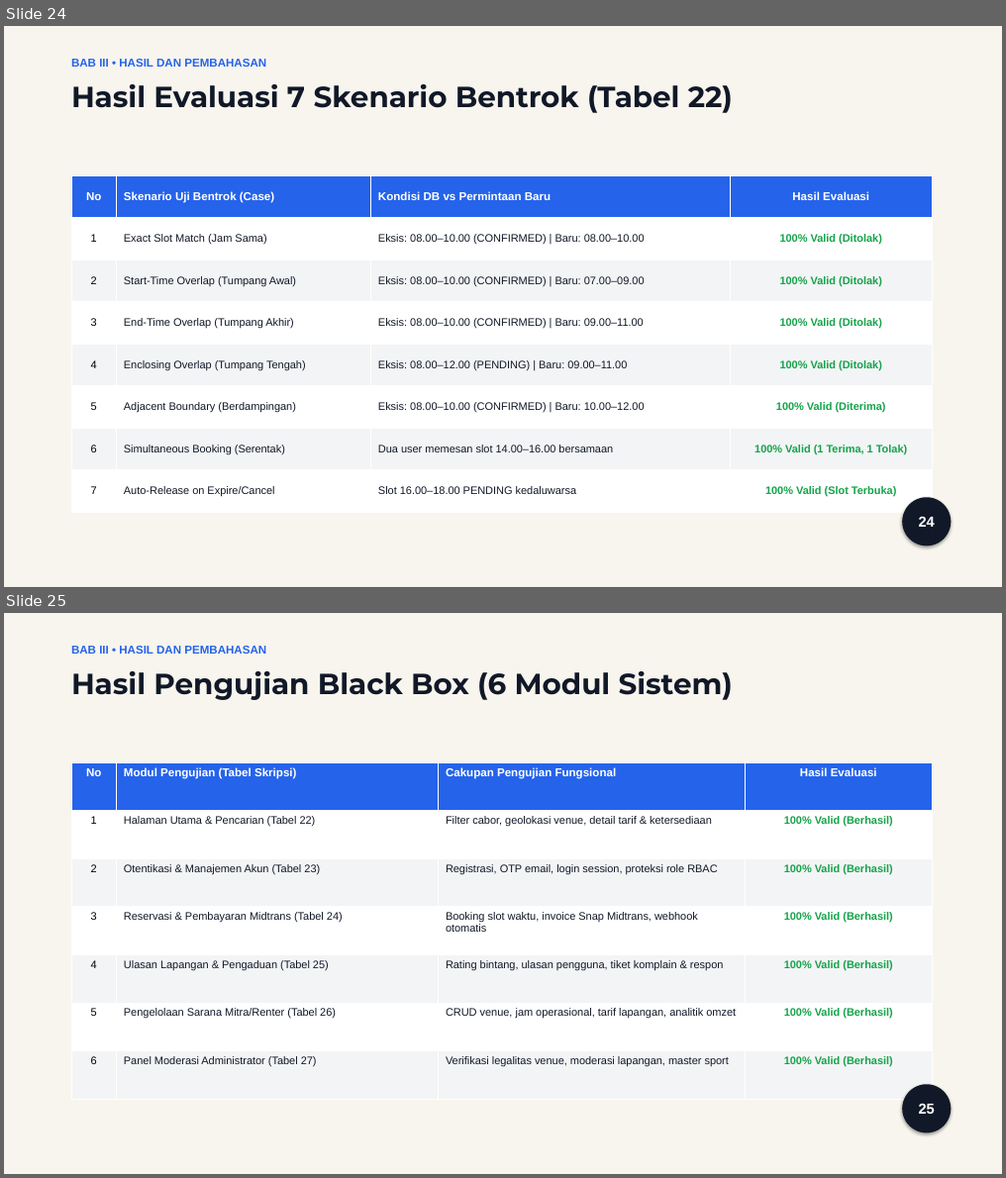
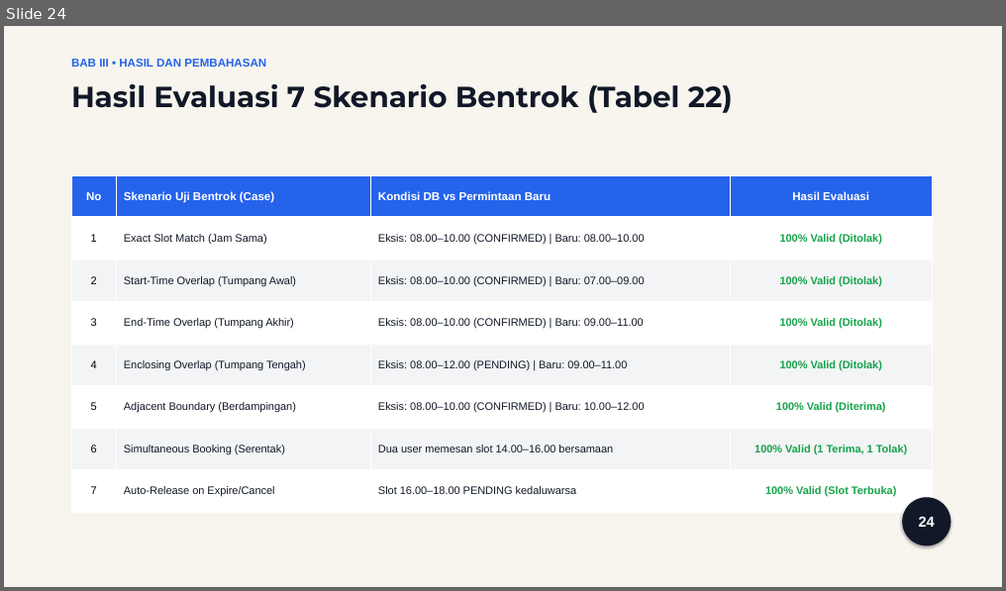
Before and after one commit to ztzrk/fieldmax, a slide deck: obsidian/Fieldmax/Presentasi_Seminar_Hasil_FieldMax.pptx. Shown one above the other, each under a label of ours: slides 24 and 25 before the commit, slide 24 after it. The pictures are 1006x1178 and 1006x591 pixels, drawn with LibreOffice and Linux fonts; fonts in the diff are those of the drawing. Boxes give left, top, right and bottom in pixels: in the first picture for what was removed or moved away, otherwise in the second. Text is boxed around its words. In the diff, an @@ line names an element or a change of style, - is before the commit and + after.

```diff
--- a/obsidian/Fieldmax/Presentasi_Seminar_Hasil_FieldMax.pptx
+++ b/obsidian/Fieldmax/Presentasi_Seminar_Hasil_FieldMax.pptx
@@ slide 25 removed at [4, 613, 1002, 1174], background #FFFFFF @@
@@ rectangle removed at [4, 613, 1002, 1174] @@
@@ text removed at [71, 646, 266, 654] @@
-BAB III • HASIL DAN PEMBAHASAN
@@ text removed at [71, 671, 733, 700] @@
-Hasil Pengujian Black Box (6 Modul Sistem)
@@ table removed at [71, 762, 933, 1100], 7 rows, 4 columns @@
-No | Modul Pengujian (Tabel Skripsi) | Cakupan Pengujian Fungsional | Hasil Evaluasi
-1 | Halaman Utama & Pencarian (Tabel 22) | Filter cabor, geolokasi venue, detail tarif & ketersediaan | 100% Valid (Berhasil)
-2 | Otentikasi & Manajemen Akun (Tabel 23) | Registrasi, OTP email, login session, proteksi role RBAC | 100% Valid (Berhasil)
-3 | Reservasi & Pembayaran Midtrans (Tabel 24) | Booking slot waktu, invoice Snap Midtrans, webhook otomatis | 100% Valid (Berhasil)
-4 | Ulasan Lapangan & Pengaduan (Tabel 25) | Rating bintang, ulasan pengguna, tiket komplain & respon | 100% Valid (Berhasil)
-5 | Pengelolaan Sarana Mitra/Renter (Tabel 26) | CRUD venue, jam operasional, tarif lapangan, analitik omzet | 100% Valid (Berhasil)
-6 | Panel Moderasi Administrator (Tabel 27) | Verifikasi legalitas venue, moderasi lapangan, master sport | 100% Valid (Berhasil)
@@ ellipse removed at [902, 1084, 951, 1134] @@
-25
```
Also in this commit, not shown: 15 slides changed, 27 other files.
